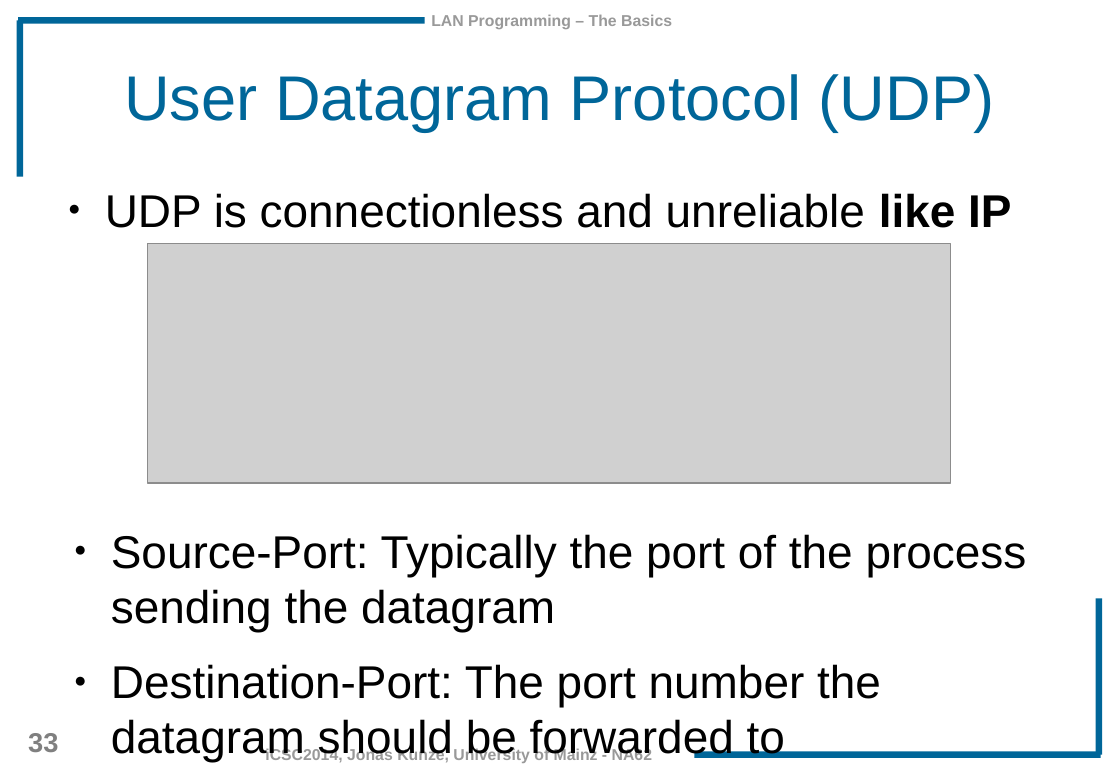
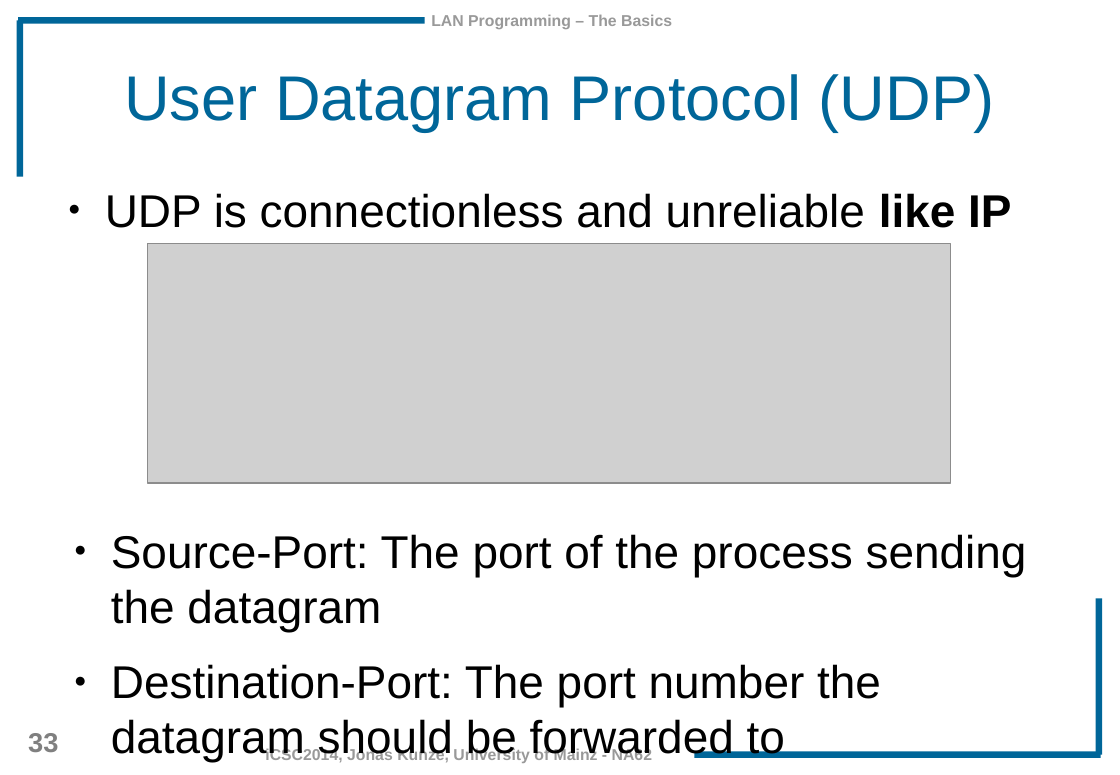
Before and after one commit to JonasKunze/icsc2014, a slide deck: slide 33 of iCSC-2014-LAN_Programming_Basics.odp. Drawn at 1120x775 pixels with LibreOffice and Linux fonts; fonts in the diff are those of the drawing; grey boxes stand for pictures; background and template pictures are left out. Boxes give left, top, right and bottom in pixels: in the first picture for what was removed or moved away, otherwise in the second. Text is boxed around its words. In the diff, an @@ line names an element or a change of style, - is before the commit and + after.

```diff
--- a/iCSC-2014-LAN_Programming_Basics.odp
+++ b/iCSC-2014-LAN_Programming_Basics.odp
@@ text at bbox=[111, 534, 1027, 632]: text changed @@
-● Source-Port: Typically the port of the process sending the datagram
+● Source-Port: The port of the process sending the datagram
```
Also in this commit, not shown: 2 other slides changed, 8 slides added, 3 other files.
